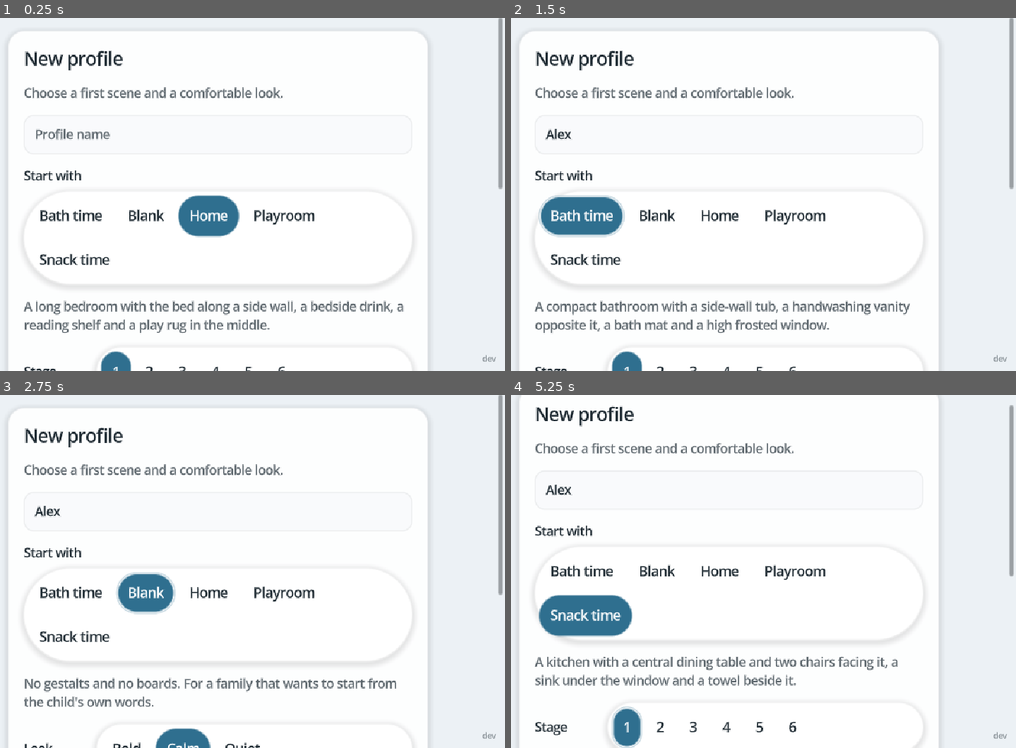
Above: before the commit, frames 1-4 (two rows, left to right).
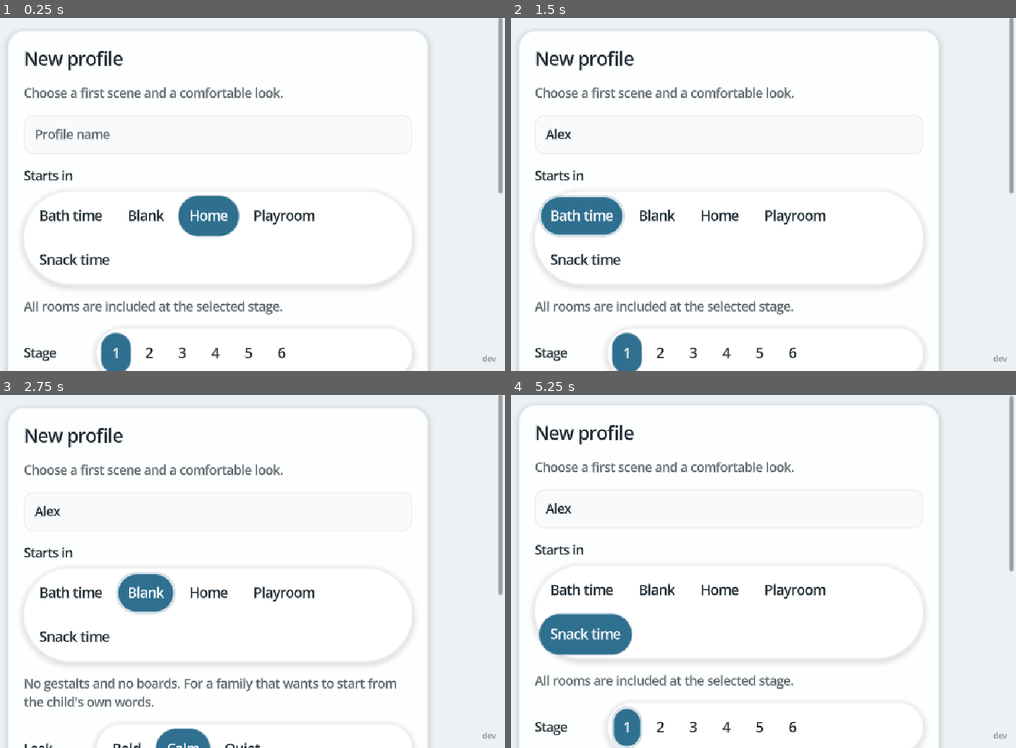
Above: after the commit, the same moments.

Repository: crashtestbrandt/alex
Game: Godot game, scene res://scenes/main.tscn
Two runs of this game, one before a commit and one after it. Both use one fixed random seed, a clock stepped at 60 frames per second and the inputs below.
Inputs (mouse positions are in pixels of both pictures, inside the frame that each line leads up to):
- Up to frame 1 (0.25 s): no input
- Up to frame 2 (1.5 s): click (728, 134) at 0.52 s; type "Alex" at 0.6 s; click "Bath time" at 1.25 s
- Up to frame 3 (2.75 s): click "Blank" at 2 s
- Up to frame 4 (5.25 s): click "Home" at 2.75 s; click "Playroom" at 3.5 s; click "Snack time" at 4.25 s; click (627, 730) at 5 s, where only the run after the commit has a clickable "1"

The runs differ from the first frame. In frame 1, 2.8% of the frame differs, in the area x 4-100%, y 43-100%; in frame 2, 2.9%; in frame 3, less than 0.1%; in frame 4, 8.6%, in the area x 1-100%, y 0-84%.

Commit message:
feat(profiles) include every starter scene at the chosen initial stage

Diff:
--- a/scenes/ui/profile_picker.tscn
+++ b/scenes/ui/profile_picker.tscn
@@ -97,7 +97,7 @@
 [node name="StarterLabel" type="Label" parent="Center/Panel/Column/StarterRow"]
 custom_minimum_size = Vector2(120, 0)
 layout_mode = 2
-text = "Start with"
+text = "Starts in"
 
 [node name="StarterBar" type="MarginContainer" parent="Center/Panel/Column/StarterRow"]
 unique_name_in_owner = true
--- a/scripts/profiles/profile_repo.gd
+++ b/scripts/profiles/profile_repo.gd
@@ -62,12 +62,21 @@
 	file.close()
 	return OK
 
-## Create, seed and save a profile. `starter` may be null for a blank start.
-func create_profile(display_name: String, starter: Starter, style_id: String) -> Profile:
+## Create and save once, including all starter scenes when requested by the New profile form.
+## A null or blank starter keeps an explicitly empty profile. Tools can seed one scene in isolation.
+func create_profile(display_name: String, starter: Starter, style_id: String, stage: NlaStage.Stage = NlaStage.Stage.ECHOLALIA, all_scenes: bool = false) -> Profile:
 	var p: Profile = Profile.make(new_id(), display_name)
 	p.style_id = style_id
 	if starter != null:
 		starter.seed(p)
+		if starter.is_scene():
+			if all_scenes:
+				p.set_entry(starter.id)
+				for pack: Starter in Starter.list_all():
+					if pack.is_scene() and not p.has_scene(pack.id):
+						pack.add_to(p)
+			for scene_id: String in p.scenes:
+				p.set_scene_stage(scene_id, stage)
 	var err: Error = save_profile(p)
 	if err != OK:
 		printerr("ProfileRepo: could not save new profile %s (%s)" % [p.id, error_string(err)])
--- a/scripts/profiles/profile_store.gd
+++ b/scripts/profiles/profile_store.gd
@@ -13,8 +13,8 @@
 func save_profile(p: Profile) -> Error:
 	return repo.save_profile(p)
 
-func create_profile(display_name: String, starter: Starter, style_id: String) -> Profile:
-	return repo.create_profile(display_name, starter, style_id)
+func create_profile(display_name: String, starter: Starter, style_id: String, stage: NlaStage.Stage = NlaStage.Stage.ECHOLALIA) -> Profile:
+	return repo.create_profile(display_name, starter, style_id, stage, true)
 
 func media_dir(profile_id: String) -> String:
 	return repo.media_dir(profile_id)
--- a/scripts/ui/profile_picker.gd
+++ b/scripts/ui/profile_picker.gd
@@ -161,17 +161,22 @@
 		if _starters[i].id == "home_routines":
 			preferred = i
 	_starter_bar.set_active(preferred)
-	_starter_hint.text = _starters[preferred].description if not _starters.is_empty() else "No scenes are available."
+	_starter_hint.text = _starter_description(_starters[preferred]) if not _starters.is_empty() else "No scenes are available."
+
+func _starter_description(starter: Starter) -> String:
+	if starter.is_scene():
+		return "All rooms are included at the selected stage."
+	return starter.description
 
 ## Whether the starter picked on the New profile form is a scene, and so takes a stage.
 func _starter_is_scene() -> bool:
 	var index: int = _starter_bar.active_index()
 	return index >= 0 and index < _starters.size() and _starters[index].is_scene()
 
-## The stage row belongs to the starter scene. A blank start has none.
+## The initial stage applies to every starter scene. A blank start has none.
 func _on_starter_pressed(index: int) -> void:
 	_starter_bar.set_active(index)
-	_starter_hint.text = _starters[index].description
+	_starter_hint.text = _starter_description(_starters[index])
 	_stage_section.visible = _mode == Mode.CREATE and _starter_is_scene()
 	_layout_choices.call_deferred()
 
@@ -185,7 +190,7 @@
 		_style_bar.add_item(button)
 	_style_bar.set_active(_current_style_index())
 
-## The starter scene's stage on the New profile form: one numbered pill per stage, 1 to 6, so six fit one
+## The initial stage on the New profile form: one numbered pill per stage, 1 to 6, so six fit one
 ## row on a phone. The lines under the bar carry the picked stage's name and what the adults model there.
 func _fill_stages() -> void:
 	_stage_bar.clear()
@@ -540,15 +545,10 @@
 	var starter_index: int = _starter_bar.active_index()
 	if starter_index >= 0 and starter_index < _starters.size():
 		starter = _starters[starter_index]
-	var p: Profile = ProfileStore.create_profile(name, starter, style_id)
+	var p: Profile = ProfileStore.create_profile(name, starter, style_id, _picked_stage())
 	if p == null:
 		_status.text = "Could not save the profile. Check the log."
 		return
-	# The starter scene's stage, picked on the form. A blank start has no scene to stage.
-	if starter != null and starter.is_scene() and p.set_scene_stage(starter.id, _picked_stage()):
-		if ProfileStore.save_profile(p) != OK:
-			_status.text = "Could not save the stage. Try again."
-			return
 	_name_edit.text = ""
 	refresh()
 	profile_chosen.emit(p.id)
--- a/tests/unit/profile_repo_test.gd
+++ b/tests/unit/profile_repo_test.gd
@@ -126,3 +126,30 @@
 	assert_eq(root_dir.create_link(other_path, "alias"), OK, "root link fixture")
 	assert_eq(_repo.delete_profile("alias"), ERR_INVALID_PARAMETER, "root links are not traversed")
 	assert_eq(root_dir.remove("alias"), OK, "remove test alias")
+
+func test_creation_includes_all_scenes_at_the_chosen_stage() -> void:
+	for selected: Starter in Starter.list_all():
+		if not selected.is_scene():
+			continue
+		for value: int in range(1, 7):
+			var stage: NlaStage.Stage = NlaStage.from_value(value)
+			var created: Profile = _repo.create_profile("Sam", selected, "calm", stage, true)
+			var saved: Profile = _repo.load_profile(created.id)
+			assert_eq(saved.entry, selected.id, "chosen starter remains the entry scene")
+			assert_eq(saved.scenes[0], selected.id, "chosen starter remains first")
+			var count: int = 0
+			for pack: Starter in Starter.list_all():
+				if pack.is_scene():
+					count += 1
+					assert_true(saved.has_scene(pack.id), "every starter scene is saved")
+					assert_eq(saved.stage_for_scene(pack.id), stage, "every scene starts at the chosen stage")
+			assert_eq(saved.scenes.size(), count, "starter is not duplicated")
+			assert_eq(saved.rooms.size(), count, "every starter room is included")
+			assert_eq(saved.scene_stages, created.scene_stages, "all stages are saved before returning")
+			assert_eq(saved.gestalts.size(), created.gestalts.size(), "the complete phrase bank is saved")
+			assert_eq(saved.boards.size(), created.boards.size(), "every board is saved")
+
+func test_all_scenes_creation_preserves_an_explicit_blank_start() -> void:
+	for starter: Starter in [null, Starter.find("blank")]:
+		var created: Profile = _repo.create_profile("Blank", starter, "calm", NlaStage.Stage.SINGLE_WORDS, true)
+		assert_true(created.gestalts.is_empty() and created.rooms.is_empty(), "explicit blank stays empty")
--- a/tools/instr/caregiver_probe.gd
+++ b/tools/instr/caregiver_probe.gd
@@ -173,10 +173,16 @@
 	await _settle()
 	var name_edit: SdfField = picker.get_node("%NameEdit") as SdfField
 	name_edit.text = "Created with keyboard"
+	picker._on_stage_pressed(NlaStage.Stage.SINGLE_WORDS)
 	name_edit.grab_focus()
 	picker._on_name_submitted(name_edit.text)
 	await _settle()
 	_check(not picker.visible and not name_edit.has_focus(), "name submission clears text focus before learner mode")
+	var created: Profile = repo.load_profile(App.active_profile.id)
+	for pack: Starter in Starter.list_all():
+		if pack.is_scene():
+			_check(created.has_scene(pack.id), "Create includes " + pack.id)
+			_check(created.stage_for_scene(pack.id) == NlaStage.Stage.SINGLE_WORDS, "Create applies the selected stage to " + pack.id)
 	repo.delete_profile(App.active_profile.id)
 	repo.delete_profile(p.id)
 	DirAccess.remove_absolute(ProjectSettings.globalize_path(repo.root))
Binary file changed: docs/img/guide.png
Not shown, changed: GUIDE.md
Not shown, changed: README.md
Not shown, changed: docs/design.md
Not shown, changed: docs/profiles.md
Not shown, changed: docs/ui.md
